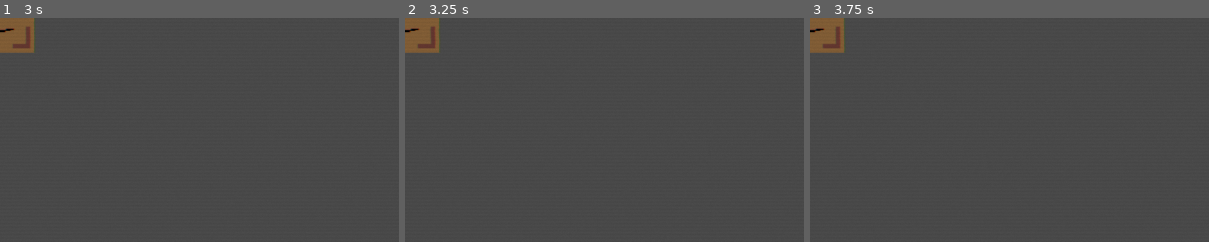
Above: before the commit, frames 1-3 (left to right).
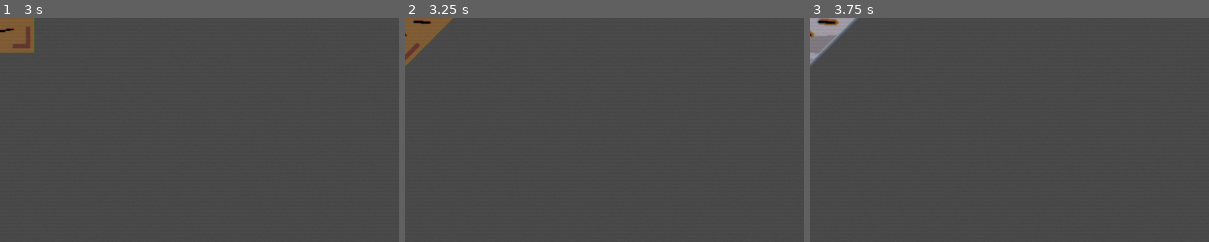
Above: after the commit, the same moments.

Repository: Nicheen/NotPong2025
Game: Godot game, scene res://scenes/obj/bosses/Boss1.tscn
Same seed, same stepped clock (60 frames per second), same inputs: the game is played once before the commit and once after it. This scene is started directly instead of the project's main scene.
Inputs (mouse positions are % of the whole screen's width and height, from its top left):
- Up to frame 1 (3 s): tap Enter (ui_accept) at 0.5, 0.77, 1.25, 1.52, 2, 2.75 s; move the mouse to (72, 45) at 0.52 s; hold D (move_right) 0.53-1.28 s; click (72, 45) at 0.6 s; move the mouse to (30, 55) at 1.27 s; hold S (teleport_down) 1.28-2.03 s; click (30, 55) at 1.35 s; move the mouse to (60, 28) at 2.02 s; hold D (move_right) 2.03-2.78 s; click (60, 28) at 2.1 s; move the mouse to (45, 70) at 2.77 s; hold W (teleport_up) from 2.78 s (still down); click (45, 70) at 2.85 s
- Up to frame 2 (3.25 s): keep holding W (teleport_up); tap Enter (ui_accept) at 3.02 s
- Up to frame 3 (3.75 s): move the mouse to (80, 65) at 3.52 s; release W (teleport_up) at 3.53 s; hold A (move_left) from 3.53 s (still down); click (80, 65) at 3.6 s
The pictures show only the part of the screen within x 0-50%, y 0-50%; the shares and areas given below are measured in that part.

Frame 1 is identical in both runs. In frame 2, 0.7% of the frame differs, in the area x 0-13%, y 0-22%; in frame 3, 1.5%.

Commit message:
Boss rotate and armour added

Diff:
--- a/NOTPONG/scripts/obj/bosses/boss_1.gd
+++ b/NOTPONG/scripts/obj/bosses/boss_1.gd
@@ -1,7 +1,7 @@
 extends StaticBody2D
 
 # Enemy settings
-@export var max_health: int = 200
+@export var max_health: int = 240
 @export var score_value: int = 500  # Points awarded when killed
 @export var enemy_type: String = "boss"
 
@@ -10,10 +10,35 @@
 @onready var collision_shape: CollisionShape2D = $CollisionShape2D
 @onready var health_bar: ProgressBar = get_node_or_null("HealthBar")
 
+
+var textures = {
+	"normal": preload("res://images/bosses/Boss1.png"),
+	"crack1": preload("res://images/bosses/Boss1Cracked1.png"),
+	"crack2": preload("res://images/bosses/Boss1Cracked2.png"),
+	"crack3": preload("res://images/bosses/Boss1Cracked3.png"),
+	"crack4": preload("res://images/bosses/Boss1Cracked4.png"),
+	"crack5": preload("res://images/bosses/Boss1Cracked5.png"),
+	"crack6": preload("res://images/bosses/Boss1Cracked6.png"),
+	"armour": preload("res://images/bosses/Boss1Armour1&2.png"),
+	"armour_crack3": preload("res://images/bosses/Boss1Armour3.png"),
+	"armour_crack4": preload("res://images/bosses/Boss1Armour4.png"),
+	"armour_crack5": preload("res://images/bosses/Boss1Armour5.png"),
+	"armour_crack6": preload("res://images/bosses/Boss1Armour6.png"),
+}
 # Internal variables
 var current_health: int
 var is_dead: bool = false
+var armour_duration: float = randf_range(4.0, 6.0)
+var armour_active: bool = false
 var original_color: Color
+var armour_timer: float = 0.0
+var is_transitioning: bool = false
+var original_rotation: float = 0.0
+var armour_rotation: float = 0.0
+
+var activate_armour_duration: float = randf_range(2.0, 6.0)
+var activate_armour_timer: float = 0.0
+
 
 # Signals
 signal boss_died(score_points: int)
@@ -41,32 +66,152 @@
 
 	print("Enemy created with ", max_health, " health at position: ", global_position)
 
+func deactivate_armoured_mode():
+	"""Simple armoured mode deactivation"""
+
+	print("🛡️ DEACTIVATING ARMOURED MODE")
+
+	armour_active = false
+	is_transitioning = true
+	collision_layer = 16  # Back to enemy layer
+
+	var tween = create_tween()
+	tween.tween_property(sprite, "rotation_degrees", original_rotation, 0.25)
+
+	await tween.finished
+
+	is_transitioning = false
+	armour_active = false
+	update_sprite()
+	print("🛡️ ARMOURED MODE DEACTIVATED")
+
+
+
 func _physics_process(delta):
-	pass
+	# Handle armoured mode timing
+	if armour_active and not is_transitioning:
+		armour_timer += delta
+		if armour_timer >= armour_duration:
+			armour_timer = 0.0
+			armour_duration = randf_range(4.0, 6.0)
+			deactivate_armoured_mode()
+
+	if not armour_active and not is_transitioning:
+		activate_armour_timer += delta
+		if activate_armour_timer >= activate_armour_duration:
+			activate_armour_timer = 0.0
+			activate_armour_duration = randf_range(2.0, 6.0)
+			activate_armoured_mode()
 
 func take_damage(damage: int):
 	if is_dead:
-		return
-
-	print("Enemy took ", damage, " damage")
-
+		print("   Boss already dead - ignoring")
+		return
+
+	# If armoured, block damage and show effect
+	if armour_active:
+		print("   🛡️ DAMAGE BLOCKED BY ARMOUR!")
+		show_armour_block_effect()
+		return
+
+	# Apply damage - EXAKT som andra enemies
+	var old_health = current_health
 	current_health -= damage
 	current_health = max(0, current_health)
 
-	# Update health bar
+	print("   Health changed: ", old_health, " -> ", current_health)
+
+	# Update health bar - EXAKT som andra enemies
 	if health_bar:
 		health_bar.value = current_health
-
-	# Visual damage feedback
-	show_damage_effect()
-
-	# Emit hit signal
-	boss_hit.emit(damage)
-
-	# Check if dead
 	if current_health <= 0:
 		die()
 
+	# Update sprite
+	update_sprite()
+
+	# Visual feedback - EXAKT som andra enemies
+	show_damage_effect()
+	if current_health % 50 == 0:
+		activate_armoured_mode()
+
+func show_armour_block_effect():
+	"""Blue flash when armour blocks"""
+	if not sprite:
+		return
+
+	var tween = create_tween()
+	tween.tween_property(sprite, "modulate", Color.CYAN, 0.1)
+	tween.tween_property(sprite, "modulate", original_color, 0.1)
+
+func update_sprite():
+	if not sprite or is_dead:
+		return
+	print("Changing Sprite..." + str(armour_active))
+	# Determine texture based on health and thunder state
+	var health_ratio = float(current_health) / float(max_health)
+	var texture_key = "normal"
+
+	if armour_active:
+		if current_health > 160:  # 30-21 hp = normal attack
+			texture_key = "armour"
+		elif current_health > 120:  # 20-11 hp = crack1 attack
+			texture_key = "armour_crack3"
+		elif current_health > 80:  # 20-11 hp = crack1 attack
+			texture_key = "armour_crack4"
+		elif current_health > 40:  # 20-11 hp = crack1 attack
+			texture_key = "armour_crack5"
+		else:  # 10-1 hp = crack2 attack
+			texture_key = "armour_crack6"
+	else:
+		# Thunder is inactive - use normal versions
+		if current_health > 230:  # 30-21 hp = normal attack
+			texture_key = "normal"
+		elif current_health > 200:
+			texture_key = "crack1"
+		elif current_health > 160:  # 20-11 hp = crack1 attack
+			texture_key = "crack2"
+		elif current_health > 120:  # 20-11 hp = crack1 attack
+			texture_key = "crack3"
+		elif current_health > 80:  # 20-11 hp = crack1 attack
+			texture_key = "crack4"
+		elif current_health > 40:  # 20-11 hp = crack1 attack
+			texture_key = "crack5"
+		else:  # 10-1 hp = crack2 attack
+			texture_key = "crack6"
+
+	if textures.has(texture_key):
+		sprite.texture = textures[texture_key]
+		print("Thunder block health: ", current_health, "/", max_health, " - Using texture: ", texture_key)
+
+func activate_armoured_mode():
+	"""Simple armoured mode activation"""
+	if armour_active or is_transitioning:
+		return
+
+	print("🛡️ ACTIVATING ARMOURED MODE")
+
+	# Choose rotation direction
+	var directions = [45.0, -45.0]
+	armour_rotation = original_rotation + directions[randi() % 2]
+
+	print("   Rotating from ", sprite.rotation_degrees, " to ", armour_rotation)
+
+	is_transitioning = true
+	var tween = create_tween()
+	tween.tween_property(sprite, "rotation_degrees", armour_rotation, 0.25)
+
+	await tween.finished
+
+	# Activate armour
+	armour_active = true
+	is_transitioning = false
+	armour_timer = 0.0
+	collision_layer = 8  # Wall layer for bouncing projectiles
+
+	update_sprite()
+	print("🛡️ ARMOURED MODE ACTIVE - Collision layer: ", collision_layer)
+
 func die():
 	if is_dead:
 		return
@@ -78,6 +223,8 @@
 	boss_died.emit(score_value)
 
 	play_death_effect()
+
+
 
 func show_damage_effect():
 	if not sprite:
